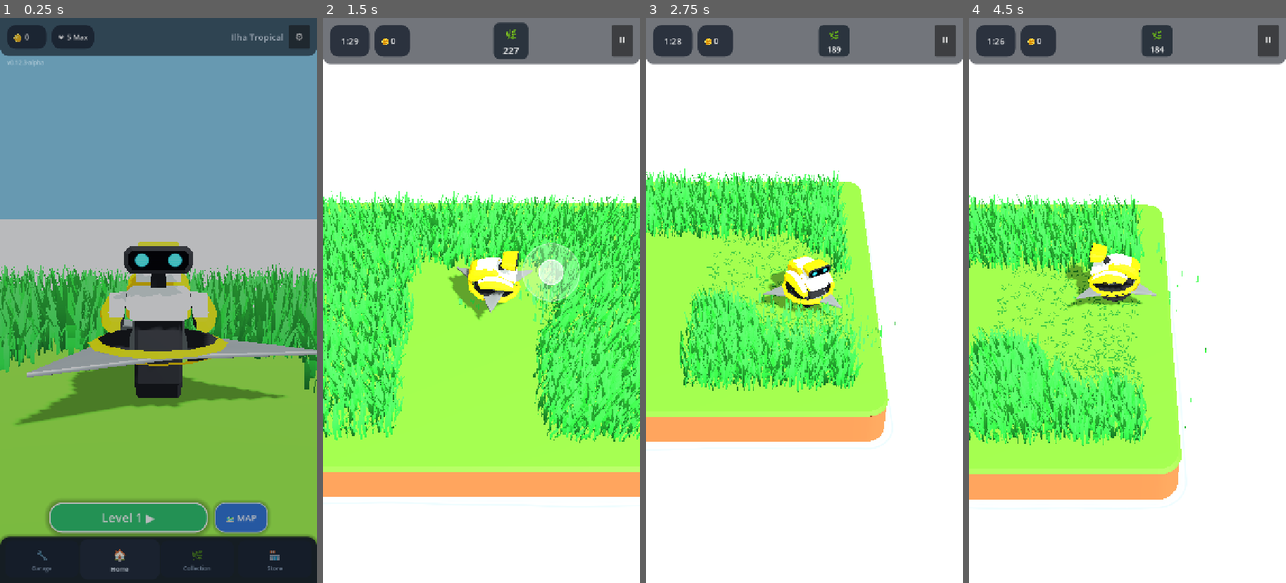
Above: before the commit, frames 1-4 (left to right).
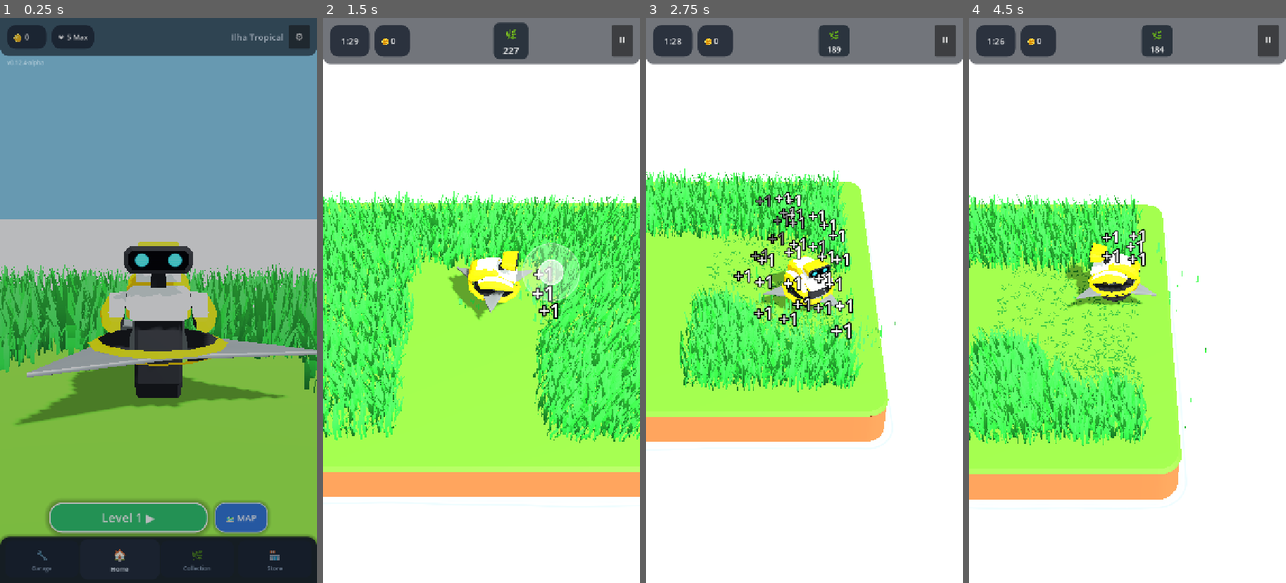
Above: after the commit, the same moments.

Repository: rogerbif/grass-cut-bot
Game: Godot game, scene res://scenes/menu/main_menu.tscn
Same seed, same stepped clock (60 frames per second), same inputs: the game is played once before the commit and once after it.
Inputs (mouse positions are in pixels of both pictures, inside the frame that each line leads up to):
- Up to frame 1 (0.25 s): no input
- Up to frame 2 (1.5 s): click "Level 1 ▶" at 0.5 s; tap Enter at 1.25 s; move the mouse to (551, 272) at 1.27 s; hold Right (ui_right) from 1.28 s (still down); hold Alt from 1.28 s (still down); click (551, 272) at 1.42 s
- Up to frame 3 (2.75 s): release Right (ui_right) at 2 s; release Alt at 2 s; drag from (741, 328) to (788, 413) at 2.02 s
- Up to frame 4 (4.5 s): move the mouse to (1159, 176) at 2.77 s; hold Right (ui_right) 2.78-3.5 s; tap Z at 2.85 s; drag from (1111, 413) to (1032, 215) at 3.52 s; move the mouse to (1222, 385) at 4.27 s; hold Left (ui_left) from 4.28 s (still down); tap 1 at 4.35 s

The runs differ from the first frame. In frame 1, less than 0.1% of the frame differs, in the area x 7-9%, y 7-9%; in frame 2, 0.3%; in frame 3, 2.1%, in the area x 27-66%, y 30-57%; in frame 4, 0.4%.

Commit message:
feat(gameplay): numeros flutuantes cartoon 3D de colheita (+1, +3, +5) [v0.12.4-alpha]

Diff:
--- a/scenes/editor/level_editor.tscn
+++ b/scenes/editor/level_editor.tscn
@@ -1,10 +1,11 @@
-[gd_scene load_steps=7 format=3 uid="uid://level_editor_scene_01"]
+[gd_scene load_steps=8 format=3 uid="uid://level_editor_scene_01"]
 
 [ext_resource type="Script" path="res://scripts/editor/level_editor.gd" id="1_editor"]
 [ext_resource type="PackedScene" uid="uid://water_ocean_01" path="res://scenes/level/water_ocean.tscn" id="2_water"]
 [ext_resource type="Script" path="res://scripts/editor/grid_overlay.gd" id="3_grid"]
 [ext_resource type="Script" path="res://scripts/editor/editor_camera.gd" id="4_cam"]
 [ext_resource type="PackedScene" uid="uid://level_editor_ui_01" path="res://scenes/editor/level_editor_ui.tscn" id="5_ui"]
+[ext_resource type="Script" path="res://scripts/effects/floating_coin_manager.gd" id="6_coins"]
 
 [sub_resource type="Environment" id="Environment_editor"]
 background_mode = 1
@@ -51,3 +52,6 @@
 [node name="CanvasLayer" type="CanvasLayer" parent="."]
 
 [node name="LevelEditorUI" parent="CanvasLayer" instance=ExtResource("5_ui")]
+
+[node name="FloatingCoinManager" type="Node3D" parent="."]
+script = ExtResource("6_coins")
--- a/scenes/main.tscn
+++ b/scenes/main.tscn
@@ -7,6 +7,7 @@
 [ext_resource type="Script" path="res://scripts/camera/isometric_camera.gd" id="5_camera"]
 [ext_resource type="PackedScene" uid="uid://hud_scene_01" path="res://scenes/ui/hud.tscn" id="6_hud"]
 [ext_resource type="PackedScene" uid="uid://floating_joystick_01" path="res://scenes/ui/floating_joystick.tscn" id="7_joystick"]
+[ext_resource type="Script" path="res://scripts/effects/floating_coin_manager.gd" id="8_coins"]
 
 [sub_resource type="Environment" id="Environment_main"]
 background_mode = 1
@@ -52,3 +53,6 @@
 [node name="FloatingJoystick" parent="CanvasLayer" instance=ExtResource("7_joystick")]
 
 [node name="HUD" parent="CanvasLayer" instance=ExtResource("6_hud")]
+
+[node name="FloatingCoinManager" type="Node3D" parent="."]
+script = ExtResource("8_coins")
--- a/scripts/core/game_manager.gd
+++ b/scripts/core/game_manager.gd
@@ -8,6 +8,7 @@
 signal level_lost(reason: String)
 signal game_paused(is_paused: bool)
 signal camera_shake_requested(intensity: float, duration: float)
+signal coin_popup_requested(world_pos: Vector3, amount: int, plant_type: String)
 
 enum GameState { READY, PLAYING, PAUSED, VICTORY, GAME_OVER }
 
@@ -92,7 +93,7 @@
 	if AudioManager != null:
 		AudioManager.play_gameplay_music()
 
-func register_cut(plant_type: String, base_coins: int = 1) -> void:
+func register_cut(plant_type: String, base_coins: int = 1, cut_pos: Vector3 = Vector3.ZERO) -> void:
 	if current_state != GameState.PLAYING or _is_victory_pending:
 		return
 
@@ -102,6 +103,10 @@
 		multiplier = UpgradeManager.get_coin_multiplier()
 	var earned := base_coins * multiplier
 	level_coins += earned
+
+	# Dispara evento para números flutuantes 3D no local do corte
+	if cut_pos != Vector3.ZERO:
+		coin_popup_requested.emit(cut_pos, earned, plant_type)
 
 	# Dispara feedback háptico leve
 	trigger_haptic_cut()
--- a/scripts/core/game_version.gd
+++ b/scripts/core/game_version.gd
@@ -7,7 +7,7 @@
 
 const MAJOR: int = 0
 const MINOR: int = 12
-const PATCH: int = 3
+const PATCH: int = 4
 const STAGE: String = "ALPHA" # "PRE-ALPHA", "ALPHA", "BETA", "RC", "RELEASE"
 const BUILD_TYPE: String = "dev" # "dev", "nightly", "public"
 
--- /dev/null
+++ b/scripts/effects/floating_coin_manager.gd
@@ -0,0 +1,92 @@
+class_name FloatingCoinManager
+extends Node3D
+
+## Gerencia o pool de números flutuantes cartoon 3D (+1, +3, +5).
+## Estilo cel-shaded cartoon com contorno preto grosso e rastro dinâmico.
+
+const POOL_SIZE: int = 32
+
+const COLOR_GRASS: Color = Color(1.0, 1.0, 1.0, 1.0)
+const COLOR_WHEAT: Color = Color(1.0, 0.90, 0.20, 1.0)
+const COLOR_FLOWER: Color = Color(1.0, 0.40, 0.85, 1.0)
+
+var _pool: Array[Label3D] = []
+var _tweens: Array[Tween] = []
+var _next_index: int = 0
+
+
+func _ready() -> void:
+	_init_pool()
+	if GameManager:
+		GameManager.coin_popup_requested.connect(_on_coin_popup_requested)
+
+
+func _init_pool() -> void:
+	_pool.clear()
+	_tweens.clear()
+	for i in range(POOL_SIZE):
+		var label: Label3D = Label3D.new()
+		label.billboard = BaseMaterial3D.BILLBOARD_ENABLED
+		label.no_depth_test = true
+		label.render_priority = 25
+		label.font_size = 56
+		label.pixel_size = 0.005
+		label.outline_size = 14
+		label.outline_modulate = Color(0.0, 0.0, 0.0, 1.0)
+		label.shaded = false
+		label.double_sided = true
+		label.visible = false
+		add_child(label)
+		_pool.append(label)
+		_tweens.append(null)
+
+
+func _on_coin_popup_requested(world_pos: Vector3, amount: int, plant_type: String) -> void:
+	if _pool.is_empty():
+		return
+
+	var idx: int = _next_index
+	_next_index = (_next_index + 1) % POOL_SIZE
+
+	var label: Label3D = _pool[idx]
+	if _tweens[idx] != null and _tweens[idx].is_valid():
+		_tweens[idx].kill()
+
+	var base_color: Color = COLOR_GRASS
+	match plant_type:
+		"wheat":
+			base_color = COLOR_WHEAT
+		"flower":
+			base_color = COLOR_FLOWER
+		_:
+			base_color = COLOR_GRASS
+
+	label.text = "+" + str(amount)
+	label.modulate = base_color
+	label.visible = true
+
+	# Posição inicial com leve variação horizontal para efeito orgânico de rastro
+	var jitter_x: float = randf_range(-0.06, 0.06)
+	var jitter_z: float = randf_range(-0.06, 0.06)
+	label.global_position = world_pos + Vector3(jitter_x, 0.30, jitter_z)
+	label.scale = Vector3(0.5, 0.5, 0.5)
+
+	var tween: Tween = create_tween()
+	_tweens[idx] = tween
+
+	# 1. Pop elástico de escala (0.5 -> 1.25 -> 1.0)
+	tween.tween_property(label, "scale", Vector3(1.25, 1.25, 1.25), 0.06).set_trans(Tween.TRANS_BACK).set_ease(Tween.EASE_OUT)
+	tween.tween_property(label, "scale", Vector3(1.0, 1.0, 1.0), 0.06).set_trans(Tween.TRANS_QUAD).set_ease(Tween.EASE_IN_OUT)
+
+	# 2. Subida vertical constante de +0.72m durante 0.65s (em paralelo)
+	var target_y: float = label.global_position.y + 0.72
+	tween.parallel().tween_property(label, "global_position:y", target_y, 0.65).set_trans(Tween.TRANS_QUAD).set_ease(Tween.EASE_OUT)
+
+	# 3. Fade out transparente mantendo opaco no início do rastro (em paralelo)
+	tween.parallel().tween_property(label, "modulate:a", 1.0, 0.35)
+	tween.tween_property(label, "modulate:a", 0.0, 0.30).set_trans(Tween.TRANS_QUAD).set_ease(Tween.EASE_IN)
+
+	# 4. Oculta ao finalizar
+	tween.tween_callback(func() -> void:
+		label.visible = false
+	)
--- a/scripts/plants/plant.gd
+++ b/scripts/plants/plant.gd
@@ -88,7 +88,7 @@
 	# Notifica o GameManager
 	var gm: Node = get_node_or_null("/root/GameManager")
 	if gm != null and gm.has_method("register_cut"):
-		gm.call("register_cut", plant_key, coin_reward)
+		gm.call("register_cut", plant_key, coin_reward, global_position)
 
 	# Fatiamento ágil e imediato: corte seco e destruição imediata do nó
 	var tween: Tween = create_tween()
--- a/scripts/plants/vegetation_grid.gd
+++ b/scripts/plants/vegetation_grid.gd
@@ -1019,7 +1019,7 @@
 						if _cell_remaining_tufts[cell_idx] <= 0 and _cell_is_completed[cell_idx] == 0:
 							_cell_is_completed[cell_idx] = 1
 							if GameManager != null:
-								GameManager.register_cut(_cell_keys[cell_idx], _cell_rewards[cell_idx])
+								GameManager.register_cut(_cell_keys[cell_idx], _cell_rewards[cell_idx], p_pos)
 				else:
 					if mm != null:
 						var init_xform: Transform3D = _initial_transforms[p_idx]
Not shown: 1 places in scenes/main.tscn that only renumber resources
Not shown, changed: docs/04_sistemas_e_gameplay/GAME_FEEL_E_HAPTICS.md
Not shown, changed: docs/MELHORIAS_FUTURAS.md
Not shown, added: docs/historico_melhorias/080_moedas_flutuantes_cartoon_3d.md
Not shown, changed: docs/historico_melhorias/INDICE_MELHORIAS.md
